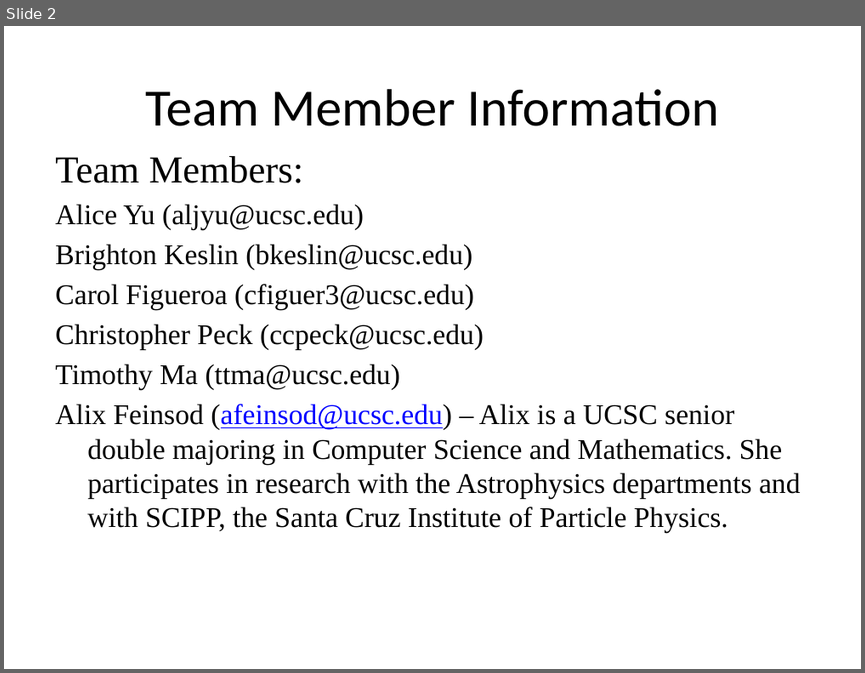
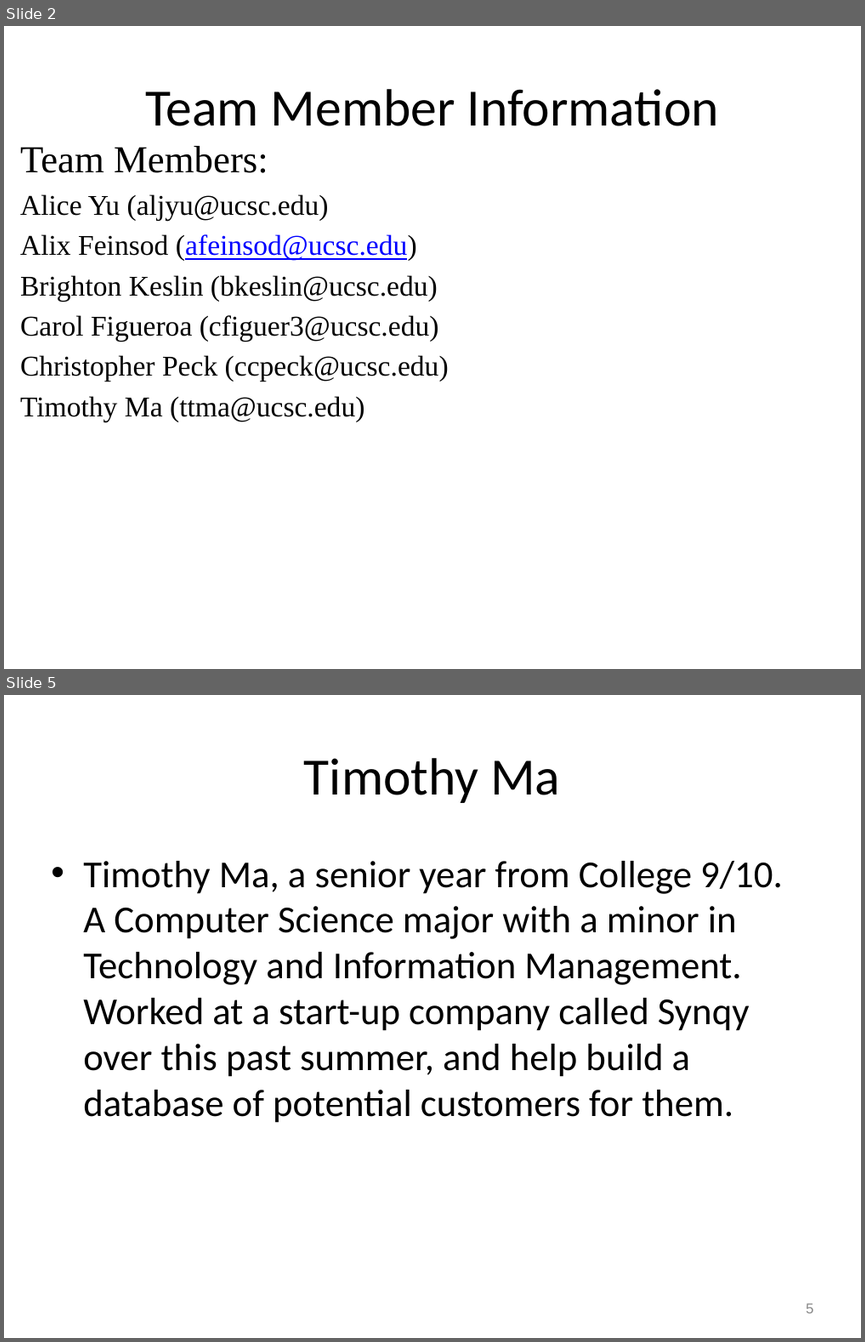
Before and after one commit to aljyu/CMPS-115, a slide deck: DRAFT-InitialPresentation.pptx. Shown one above the other, each under a label of ours: slide 2 before the commit, slides 2 and 5 after it; the slides between them are not shown. The pictures are 865x673 and 865x1342 pixels, drawn with LibreOffice and Linux fonts; fonts in the diff are those of the drawing. Boxes give left, top, right and bottom in pixels: in the first picture for what was removed or moved away, otherwise in the second. Text is boxed around its words. In the diff, an @@ line names an element or a change of style, - is before the commit and + after.

```diff
--- a/DRAFT-InitialPresentation.pptx
+++ b/DRAFT-InitialPresentation.pptx
@@ slide 5 added at [4, 695, 861, 1338], background #FFFFFF @@
@@ title added at [304, 758, 560, 803], 44 pt, text #000000 @@
+Timothy Ma
@@ text added at [83, 861, 783, 1123], 32 pt, text #000000 @@
+• Timothy Ma, a senior year from College 9/10. A Computer Science major with a minor in Technology and Information Management. Worked at a start-up company called Synqy over this past summer, and help build a database of potential customers for them.
@@ page number added at [806, 1303, 813, 1313], 12 pt, text #888888 @@
+5
@@ slide 2 changed as well @@
@@ text "Team Members:": place and size @@
-text "Team Members:" at [55, 156, 800, 533]
+text "Team Members:" at [20, 146, 449, 421]
@@ text at [20, 234, 417, 261]: paragraph added @@
+Alix Feinsod (afeinsod@ucsc.edu)
@@ text at [55, 403, 800, 533]: paragraph removed @@
-Alix Feinsod (afeinsod@ucsc.edu) – Alix is a UCSC senior double majoring in Computer Science and Mathematics. She participates in research with the Astrophysics departments and with SCIPP, the Santa Cruz Institute of Particle Physics.
```
Also in this commit, not shown: 1 other slide changed, 2 other slides added.
